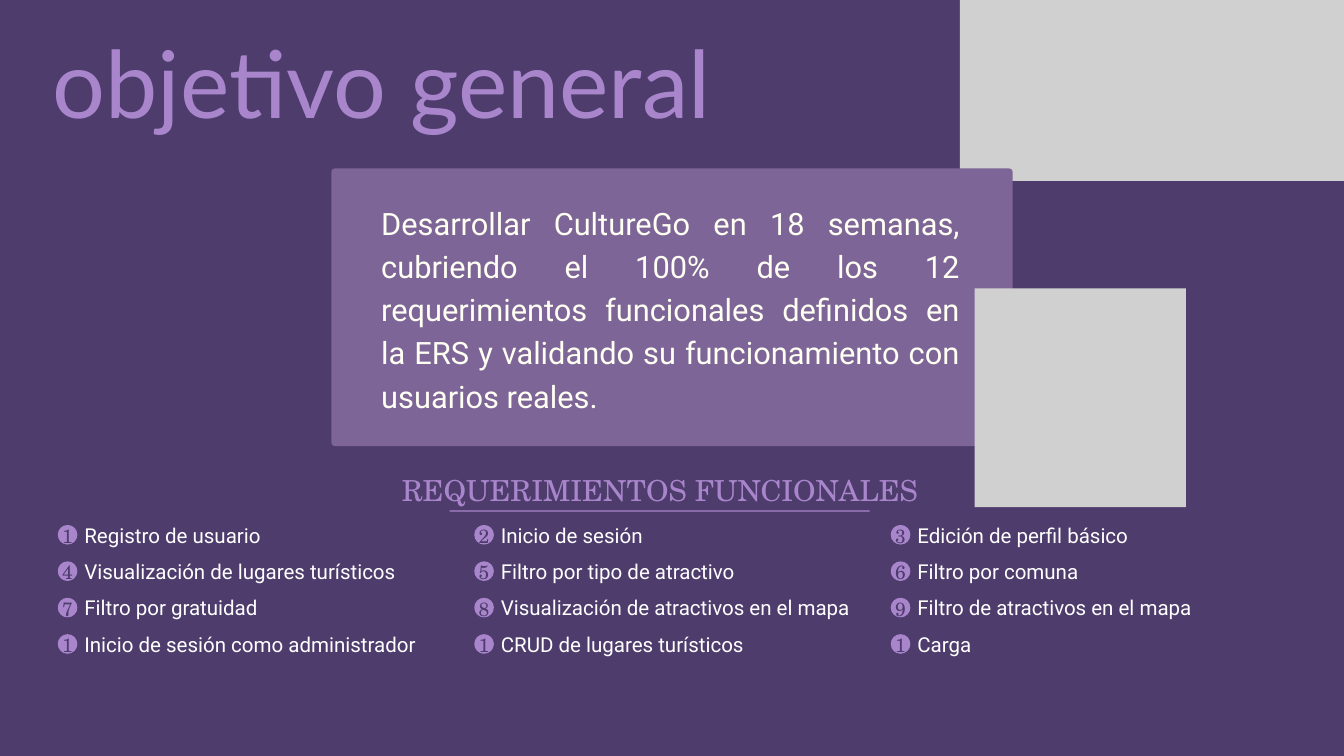
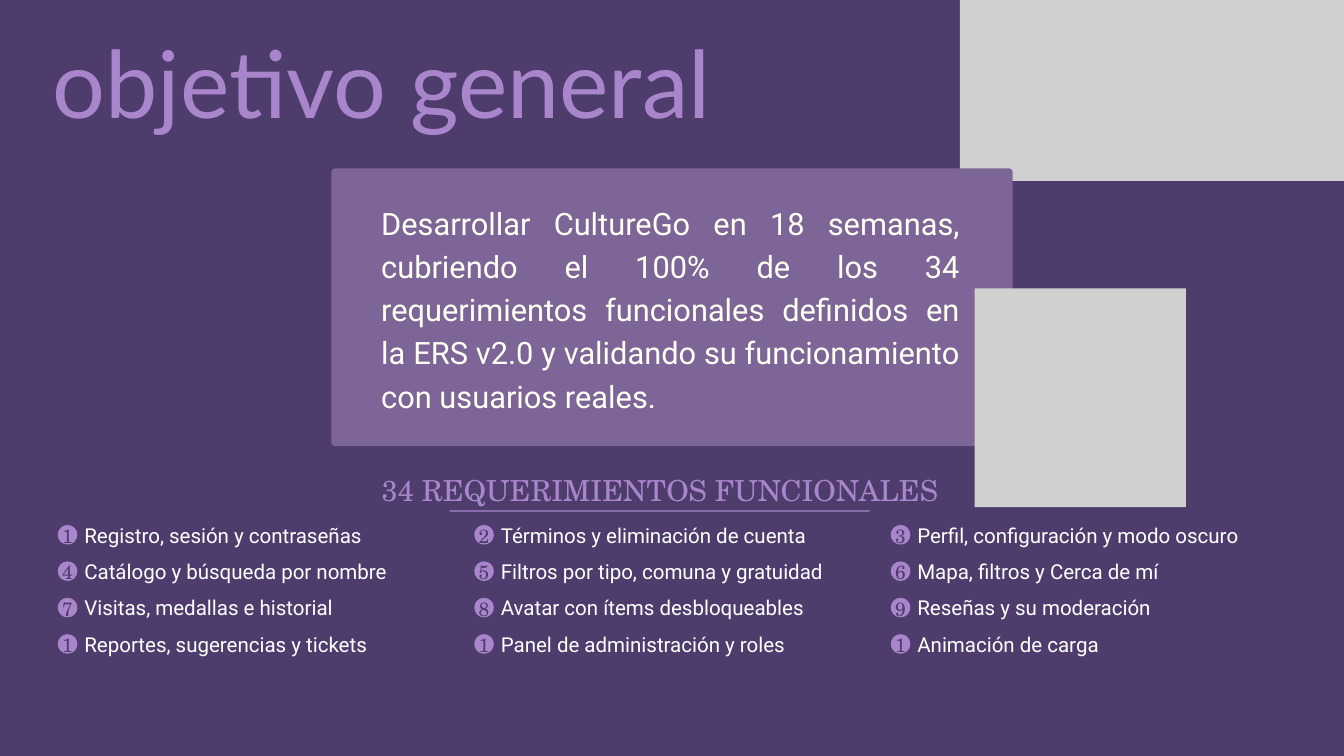
Before and after one commit to nicolenavarrorojas/CultureGo, a slide deck: slide 6 of FASE 2/EVIDENCIAS PROYECTO/Presentación Proyecto.pptx. Drawn at 1344x756 pixels with LibreOffice and Linux fonts; fonts in the diff are those of the drawing; grey boxes stand for pictures. Boxes give left, top, right and bottom in pixels: in the first picture for what was removed or moved away, otherwise in the second. Text is boxed around its words. In the diff, an @@ line names an element or a change of style, - is before the commit and + after.

```diff
--- a/FASE 2/EVIDENCIAS PROYECTO/Presentación Proyecto.pptx
+++ b/FASE 2/EVIDENCIAS PROYECTO/Presentación Proyecto.pptx
@@ text at box(381, 212, 960, 409): text changed @@
-Desarrollar CultureGo en 18 semanas, cubriendo el 100% de los 12 requerimientos funcionales definidos en la ERS y validando su funcionamiento con usuarios reales.
+Desarrollar CultureGo en 18 semanas, cubriendo el 100% de los 34 requerimientos funcionales definidos en la ERS v2.0 y validando su funcionamiento con usuarios reales.
@@ text at box(382, 480, 938, 506): text changed @@
-REQUERIMIENTOS FUNCIONALES
+34 REQUERIMIENTOS FUNCIONALES
@@ text at box(84, 527, 362, 548): text changed @@
-Registro de usuario
+Registro, sesión y contraseñas
@@ text at box(501, 527, 806, 548): text changed @@
-Inicio de sesión
+Términos y eliminación de cuenta
@@ text at box(917, 527, 1238, 548): text changed @@
-Edición de perfil básico
+Perfil, configuración y modo oscuro
@@ text at box(84, 563, 386, 584): text changed @@
-Visualización de lugares turísticos
+Catálogo y búsqueda por nombre
@@ text at box(501, 563, 822, 584): text changed @@
-Filtro por tipo de atractivo
+Filtros por tipo, comuna y gratuidad
@@ text at box(917, 563, 1158, 584): text changed @@
-Filtro por comuna
+Mapa, filtros y Cerca de mí
@@ text at box(84, 599, 333, 618): text changed @@
-Filtro por gratuidad
+Visitas, medallas e historial
@@ text at box(501, 599, 804, 619): text changed @@
-Visualización de atractivos en el mapa
+Avatar con ítems desbloqueables
@@ text at box(917, 599, 1151, 620): text changed @@
-Filtro de atractivos en el mapa
+Reseñas y su moderación
@@ text at box(84, 636, 367, 657): text changed @@
-Inicio de sesión como administrador
+Reportes, sugerencias y tickets
@@ text at box(501, 636, 785, 657): text changed @@
-CRUD de lugares turísticos
+Panel de administración y roles
@@ text at box(917, 636, 1098, 657): text changed @@
-Carga
+Animación de carga
```
Also in this commit, not shown: 3 other slides changed, 18 other files.
